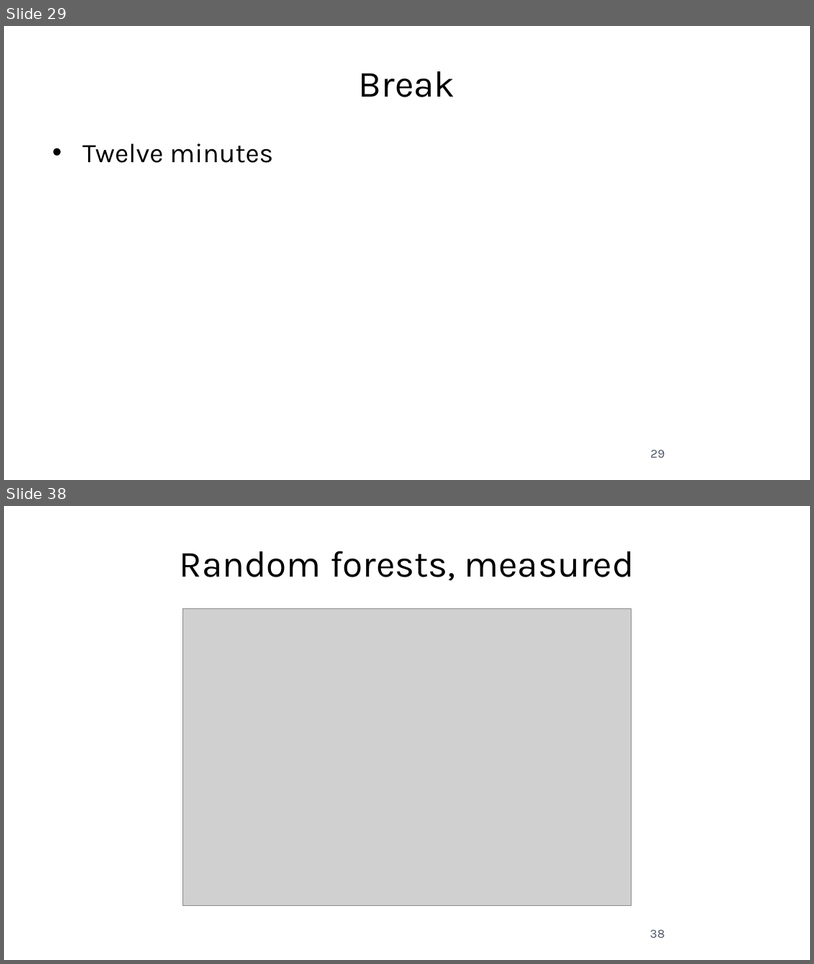
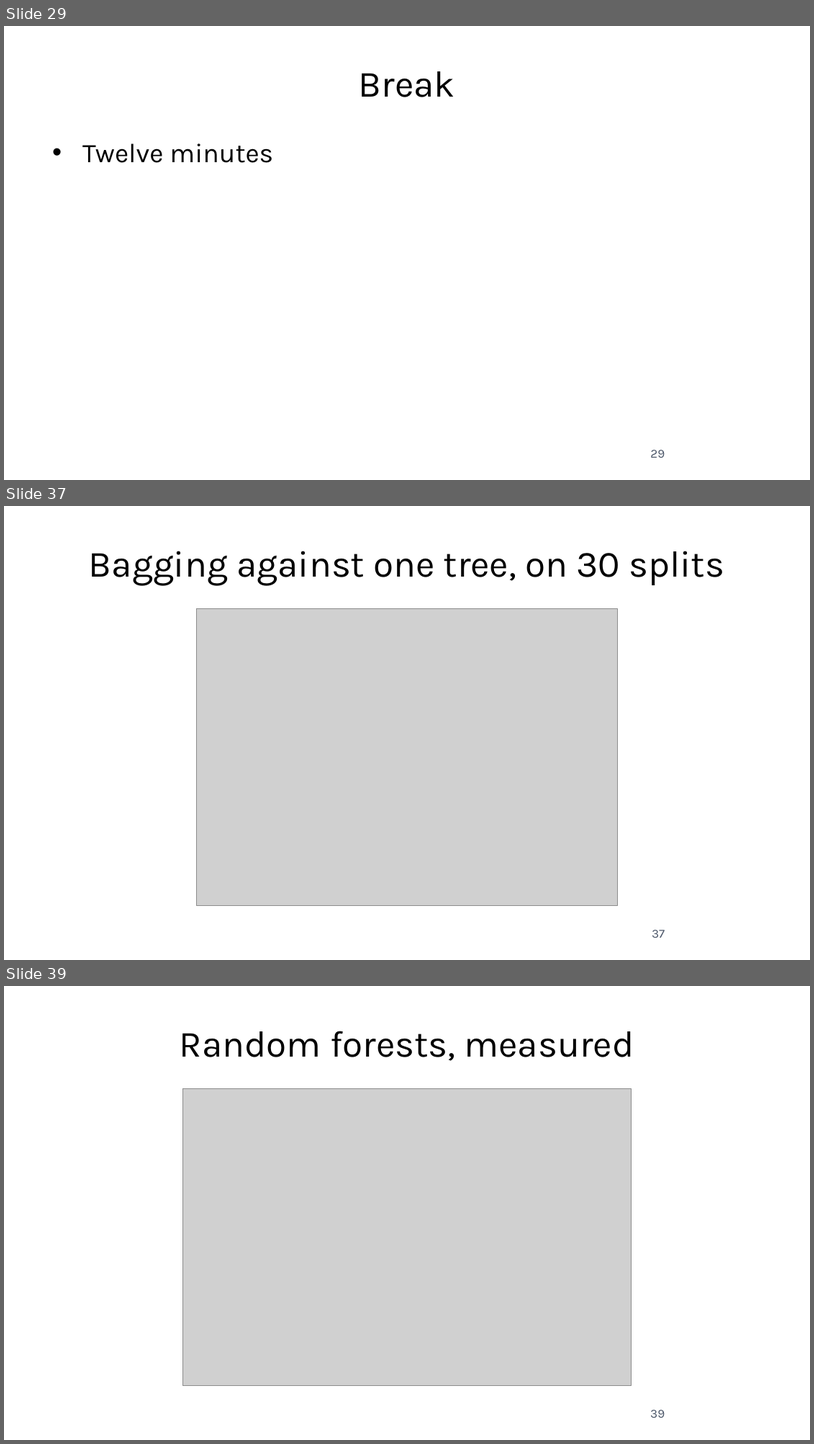
Before and after one commit to fabioantonini/technologies-for-artificial-intelligence, a slide deck: Lessons/07_trees_and_ensembles/Slides/trees_and_ensembles_slides.pptx. Shown one above the other, each under a label of ours: slides 29 and 38 before the commit, slides 29, 37 and 39 after it; the slides between them are not shown. The pictures are 814x964 and 814x1444 pixels, drawn with LibreOffice and Linux fonts; fonts in the diff are those of the drawing; grey boxes stand for pictures; background and template pictures are left out. Boxes give left, top, right and bottom in pixels: in the first picture for what was removed or moved away, otherwise in the second. Text is boxed around its words. In the diff, an @@ line names an element or a change of style, - is before the commit and + after.

```diff
--- a/Lessons/07_trees_and_ensembles/Slides/trees_and_ensembles_slides.pptx
+++ b/Lessons/07_trees_and_ensembles/Slides/trees_and_ensembles_slides.pptx
@@ slide 37 added at (4, 506, 810, 960), background #FFFFFF @@
@@ title added at (89, 551, 725, 585), 33 pt, text #1A1A1A @@
+Bagging against one tree, on 30 splits
@@ picture added at (197, 609, 618, 905) @@
@@ page number added at (652, 929, 665, 937), 11 pt, text #4A5568 @@
+37
@@ what was slide 38 is now slide 39 @@
@@ page number at (651, 1409, 665, 1417): text changed @@
-38
+39
```
Also in this commit, not shown: 10 slides changed, 2 other slides added, 2 slides removed, 17 other files.
